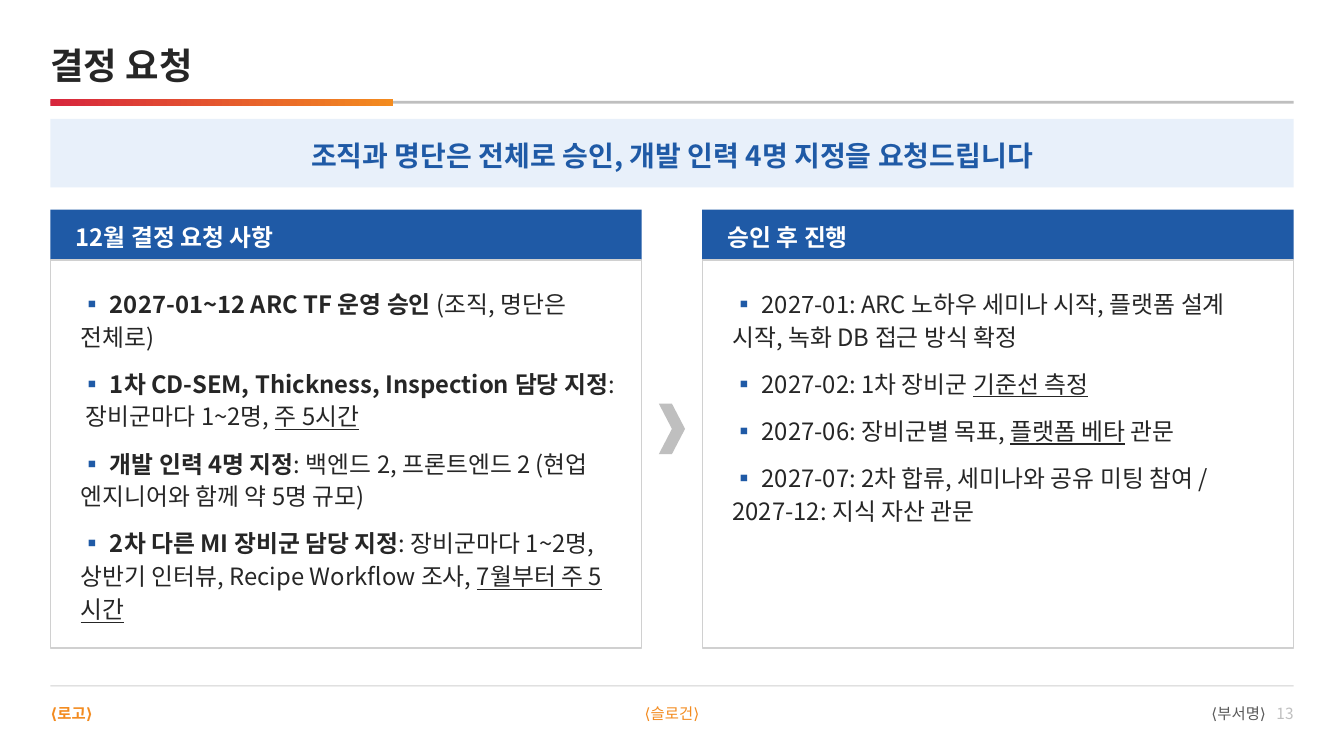
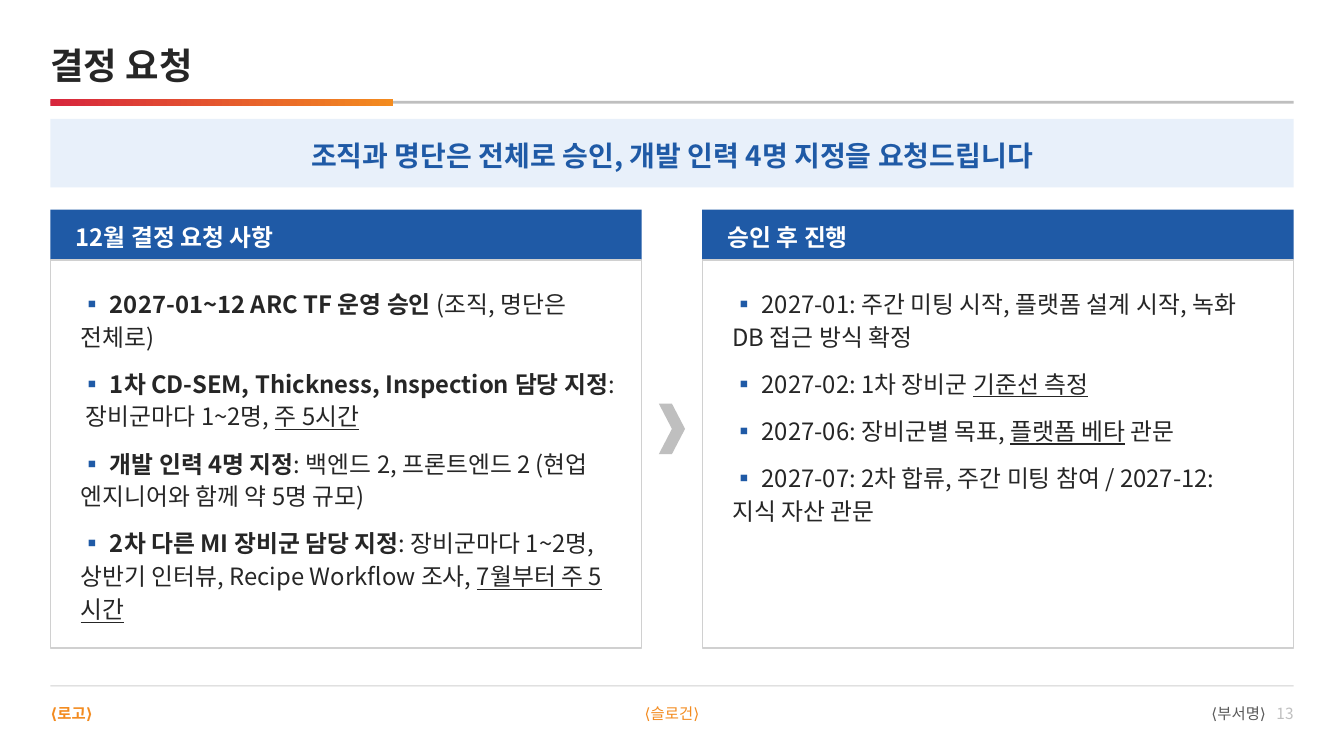
Before and after one commit to DarrenKoi/pm_notes, a slide deck: slide 13 of my-task/arc-tf/deliverables/arc-tf-proposal.pptx. Drawn at 1344x756 pixels with LibreOffice and Linux fonts; fonts in the diff are those of the drawing. Boxes give left, top, right and bottom in pixels: in the first picture for what was removed or moved away, otherwise in the second. Text is boxed around its words. In the diff, an @@ line names an element or a change of style, - is before the commit and + after.

```diff
--- a/my-task/arc-tf/deliverables/arc-tf-proposal.pptx
+++ b/my-task/arc-tf/deliverables/arc-tf-proposal.pptx
@@ text at [732,293,1236,348]: text changed @@
-▪ 2027-01: ARC 노하우 세미나 시작, 플랫폼 설계 시작, 녹화 DB 접근 방식 확정
+▪ 2027-01: 주간 미팅 시작, 플랫폼 설계 시작, 녹화 DB 접근 방식 확정
@@ text at [732,467,1214,522]: text changed @@
-▪ 2027-07: 2차 합류, 세미나와 공유 미팅 참여 / 2027-12: 지식 자산 관문
+▪ 2027-07: 2차 합류, 주간 미팅 참여 / 2027-12: 지식 자산 관문
```
Also in this commit, not shown: 4 other slides changed, 18 other files.
